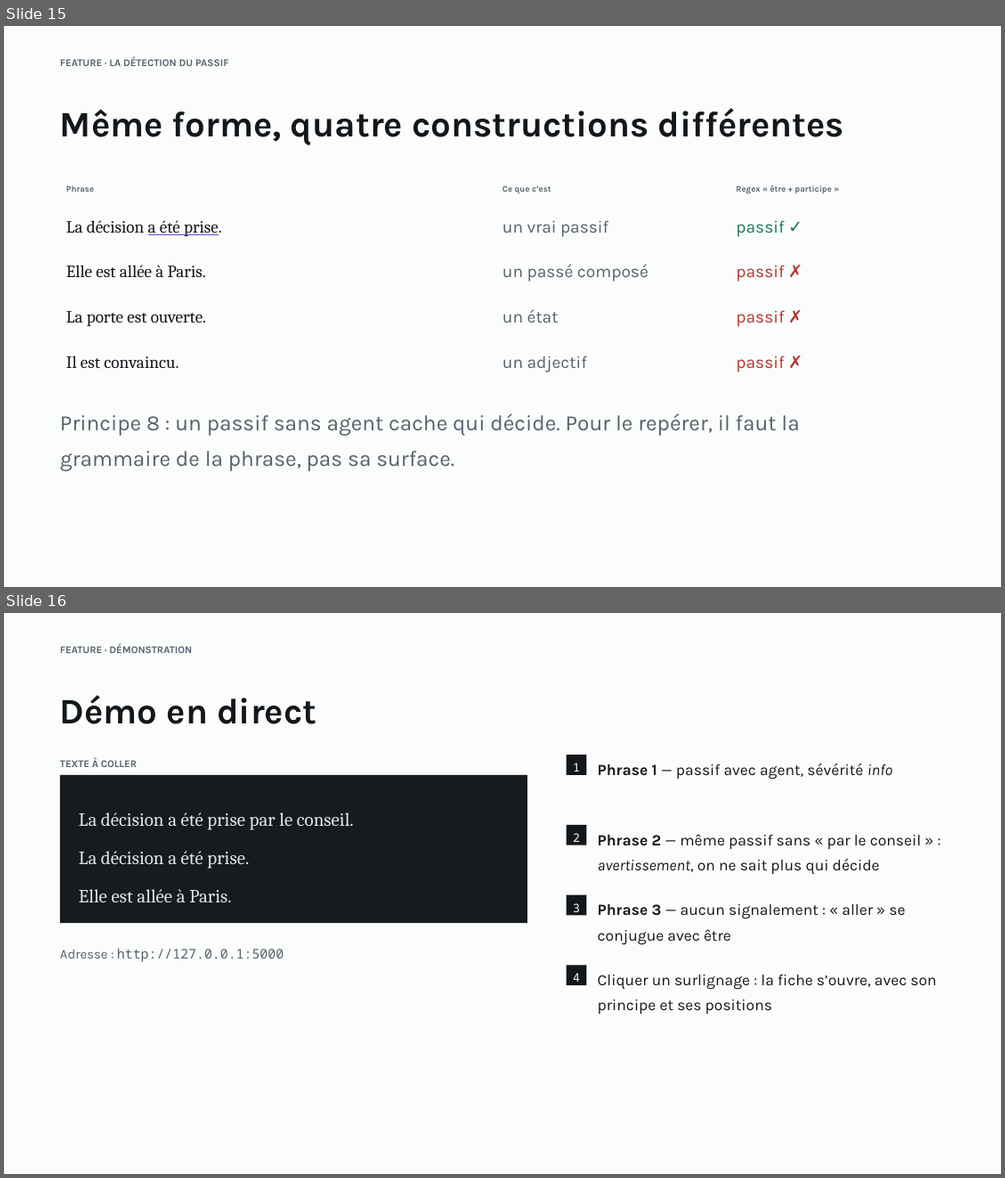
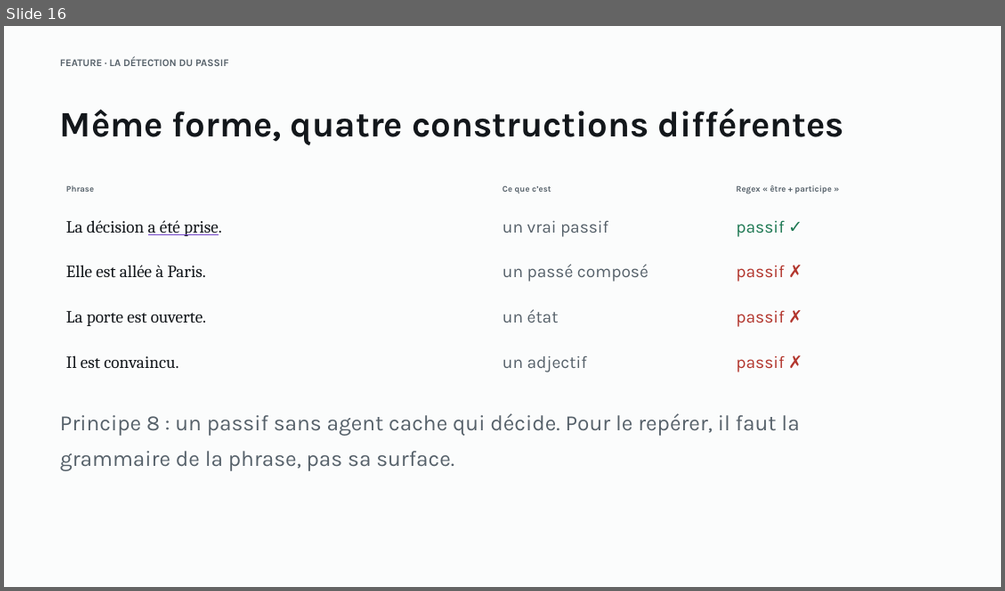
Before and after one commit to lhubeaux/final_project, a slide deck: docs/soutenance.pptx. Shown one above the other, each under a label of ours: slides 15 and 16 before the commit, slide 16 after it. The pictures are 1005x1178 and 1005x591 pixels, drawn with LibreOffice and Linux fonts; fonts in the diff are those of the drawing. Boxes give left, top, right and bottom in pixels: in the first picture for what was removed or moved away, otherwise in the second. Text is boxed around its words. In the diff, an @@ line names an element or a change of style, - is before the commit and + after.

```diff
--- a/docs/soutenance.pptx
+++ b/docs/soutenance.pptx
@@ slide 16 removed at <box>4,613,1001,1174</box>, background #FBFCFC @@
@@ text removed at <box>60,644,192,653</box> @@
-FEATURE · DÉMONSTRATION
@@ text removed at <box>60,695,316,724</box> @@
-Démo en direct
@@ text removed at <box>60,758,137,767</box> @@
-TEXTE À COLLER
@@ rectangle removed at <box>566,755,587,775</box> @@
@@ text removed at <box>573,763,580,771</box> @@
-1
@@ text removed at <box>598,763,892,779</box> @@
-Phrase 1 — passif avec agent, sévérité info
@@ rectangle removed at <box>60,775,527,924</box> @@
@@ text removed at <box>79,812,354,902</box> @@
-La décision a été prise par le conseil.
-La décision a été prise.
-Elle est allée à Paris.
@@ rectangle removed at <box>566,825,587,844</box> @@
@@ text removed at <box>573,833,580,845</box> @@
-2
@@ text removed at <box>598,834,921,874</box> @@
-Phrase 2 — même passif sans « par le conseil » : avertissement, on ne sait plus qui décide
@@ rectangle removed at <box>566,895,587,915</box> @@
@@ text removed at <box>573,903,580,916</box> @@
-3
@@ text removed at <box>598,904,905,945</box> @@
-Phrase 3 — aucun signalement : « aller » se conjugue avec être
@@ text removed at <box>60,948,283,962</box> @@
-Adresse : http://127.0.0.1:5000
@@ rectangle removed at <box>566,965,587,985</box> @@
@@ text removed at <box>573,973,580,986</box> @@
-4
@@ text removed at <box>598,974,936,1013</box> @@
-Cliquer un surlignage : la fiche s’ouvre, avec son principe et ses positions
@@ what was slide 15 is now slide 16 @@
```
Also in this commit, not shown: 9 slides changed, 2 slides added, 1 other slide removed, 1 other file.
